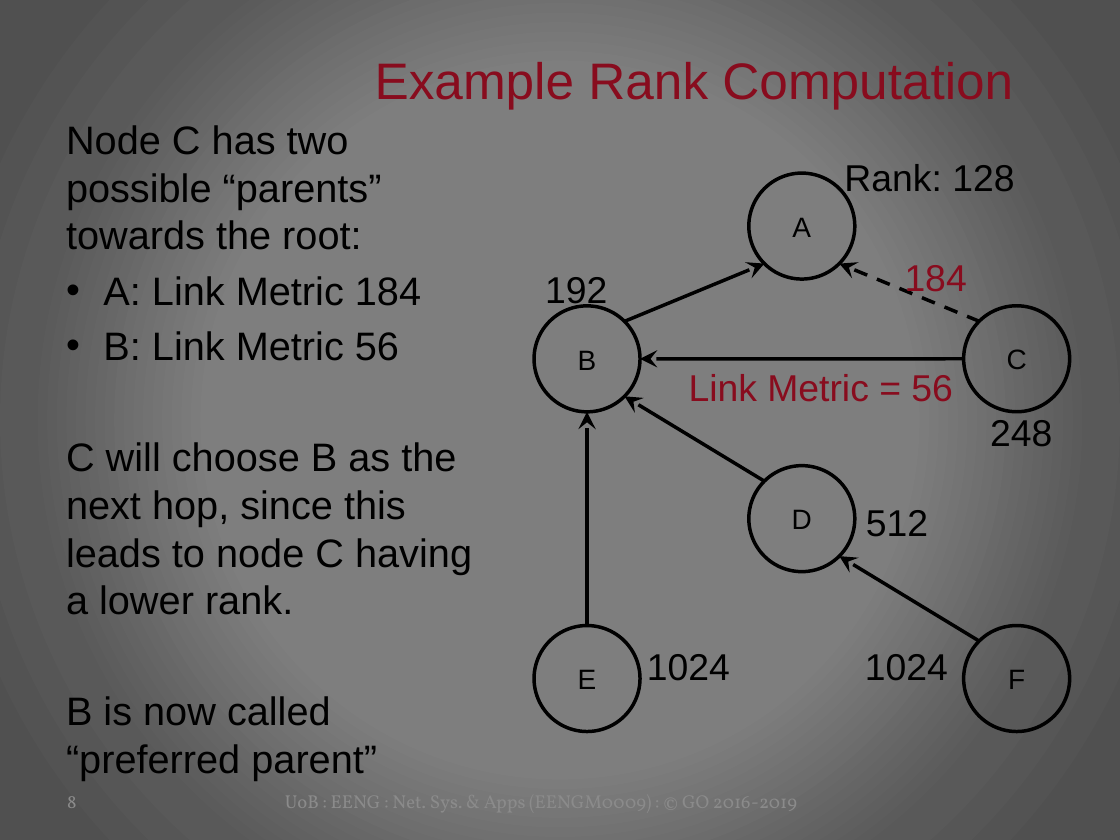
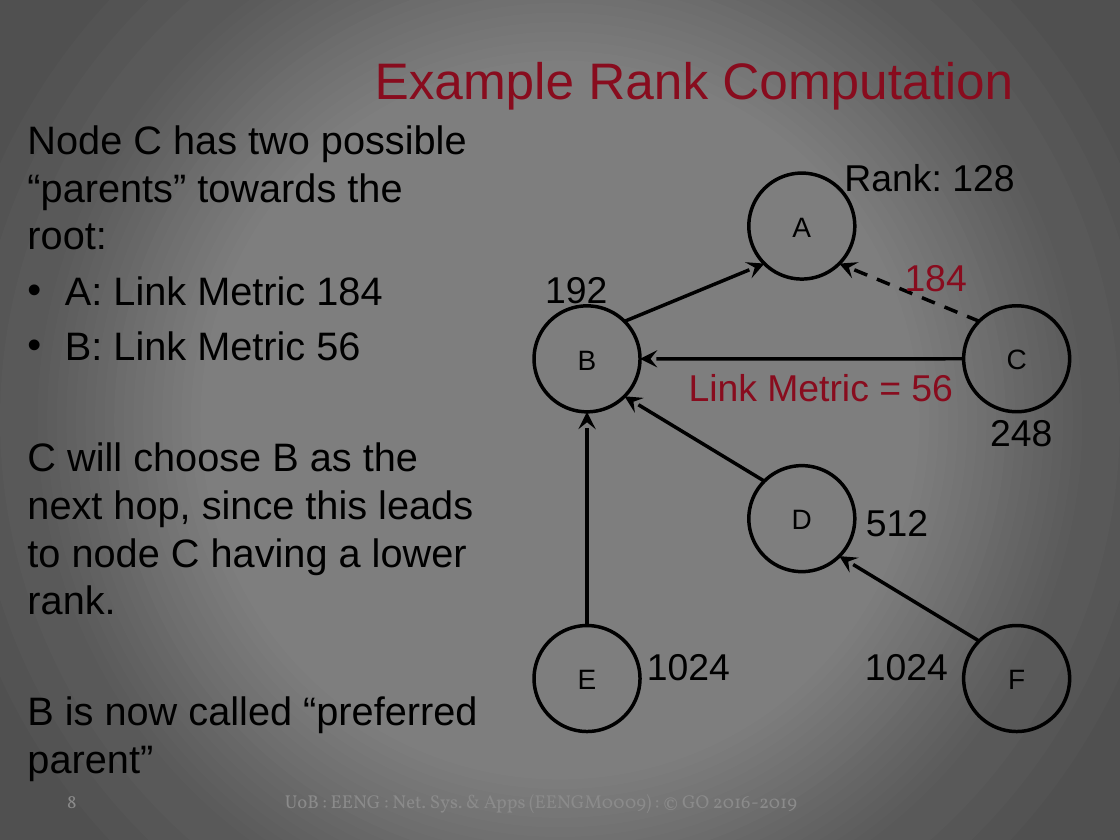
Before and after one commit to guiwecgdiu/UniversityOfBristol, a slide deck: slide 8 of Networked System and Applications/week20/EENGM0009-3-09-IoT-RPL Fundamentals(1).pptx. Drawn at 1120x840 pixels with LibreOffice and Linux fonts; fonts in the diff are those of the drawing; background and template pictures are left out. Boxes give left, top, right and bottom in pixels: in the first picture for what was removed or moved away, otherwise in the second. Text is boxed around its words. In the diff, an @@ line names an element or a change of style, - is before the commit and + after.

```diff
--- a/Networked System and Applications/week20/EENGM0009-3-09-IoT-RPL Fundamentals(1).pptx
+++ b/Networked System and Applications/week20/EENGM0009-3-09-IoT-RPL Fundamentals(1).pptx
@@ text "Node C has two possible ..." rewrapped from box(66, 125, 472, 781) to box(27, 125, 477, 781) @@
```
Also in this commit, not shown: 15 other files.
